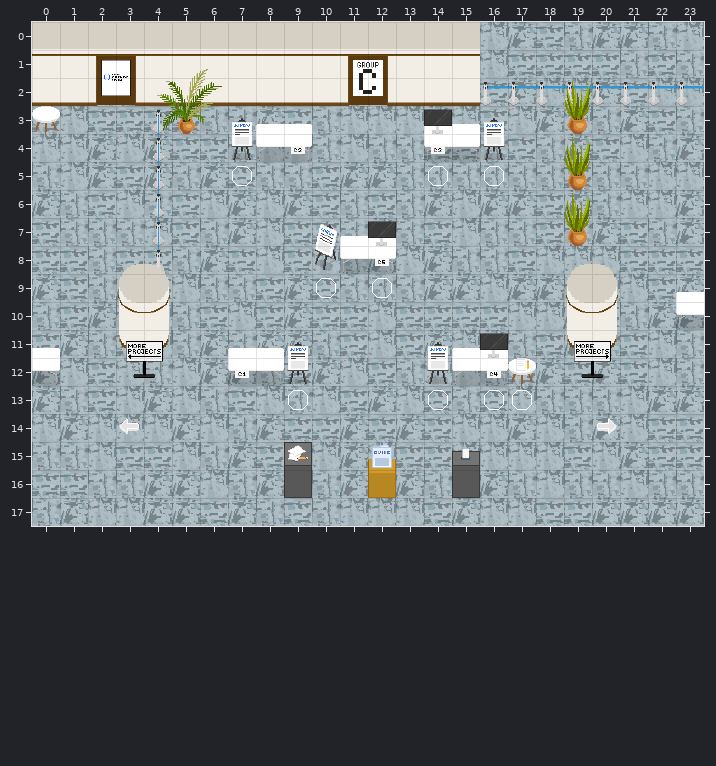
Tiled map (JSON): maps/UCC_Foyer_3.json. Above is the file before it was changed.
Cells are 32x32 px. Shown: x 0..23, y 0..17.
After:
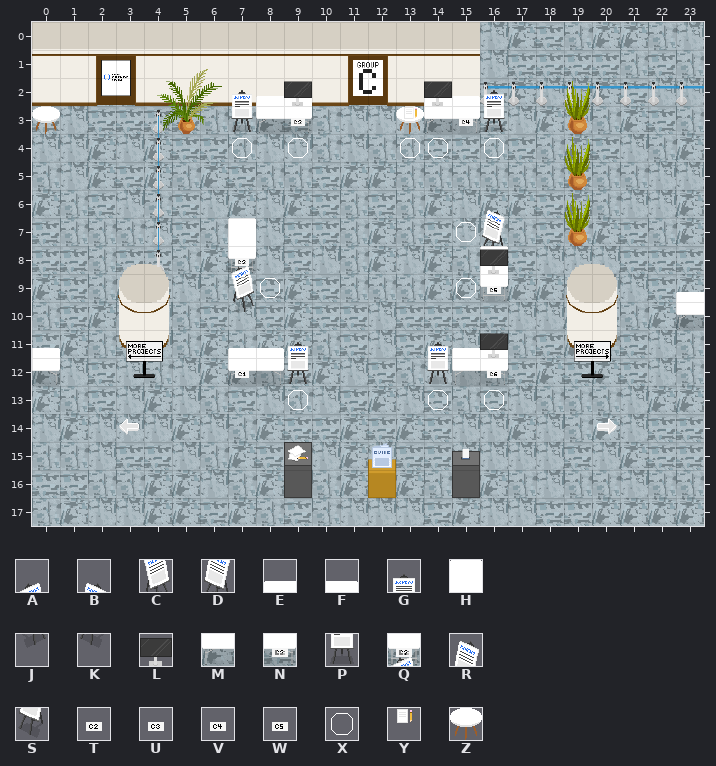
Key: from "Demo_Day": A 107, B 108, C 132, D 133, E 153, F 154, G 155, H 156, J 157, K 158, L 176, M 178, N 179, P 180, Q 181, R 183, S 208, T 210, U 211, V 212, W 213, X 312, Y 400; from "WA_Tables": Z 131.
_ is an empty cell.
See-through tiles are keyed as they look on the map.
From old to new:
Layer "Indicators":
Tile X now appears in row 4 at x 7, 9, 13 to 14 and 16; in row 7 at x 15; in row 9 at x 8 and 15.
The edit erases tile X in row 5 at x 7, 14 and 16; in row 9 at x 10 and 12; in row 13 at x 17.
Layer "belowFurniture":
Tile B now appears in row 6 at x 16.
Tile D now appears in row 7 at x 16.
Tile K now appears in row 8 at x 16.
Layer "furniture":
Tile E now appears in row 2 at x 8 and 14.
Tile F now appears in row 2 at x 9 and 15.
Tile G now appears in row 2 at x 7 and 16.
Tile H now appears in row 7 at x 7; in row 8 at x 16.
The author changed tile E to tile M in row 3 at x 8 and 14.
The author changed tile F to tile N in row 3 at x 9 and 15.
The author changed tile G to tile P in row 3 at x 7 and 16.
Tile Q now appears in row 8 at x 7; in row 9 at x 16.
Tile Z now appears in row 3 at x 13.
The edit erases tile E in row 7 at x 11.
The edit erases tile F in row 7 at x 12.
The edit erases tile M in row 4 at x 8 and 14; in row 8 at x 11.
The edit erases tile N in row 4 at x 9 and 15; in row 8 at x 12.
The edit erases tile P in row 4 at x 7 and 16.
The edit erases tile R in row 7 at x 10.
The edit erases tile S in row 8 at x 10.
The edit erases tile Z in row 12 at x 17.
Layer "aboveFurniture":
Tile A now appears in row 8 at x 7.
Tile C now appears in row 9 at x 7.
Tile J now appears in row 10 at x 7.
Tile U now appears in row 3 at x 9.
Tile V now appears in row 3 at x 15.
Tile W now appears in row 9 at x 16.
Tile Y now appears in row 3 at x 13.
The edit erases tile T in row 4 at x 9.
The edit erases tile U in row 4 at x 14.
The edit erases tile W in row 8 at x 12.
The edit erases tile Y in row 12 at x 17.
Layer "abovePlayer1":
Tile T now appears in row 8 at x 7.
The edit erases tile E in row 3 at x 8 and 14; in row 7 at x 11.
The edit erases tile F in row 3 at x 9 and 15; in row 7 at x 12.
The edit erases tile G in row 3 at x 7 and 16.
The edit erases tile R in row 7 at x 10.
Layer "abovePlayer2":
Tile L now appears in row 2 at x 9 and 14; in row 8 at x 16.
The edit erases tile L in row 3 at x 14; in row 7 at x 12.
